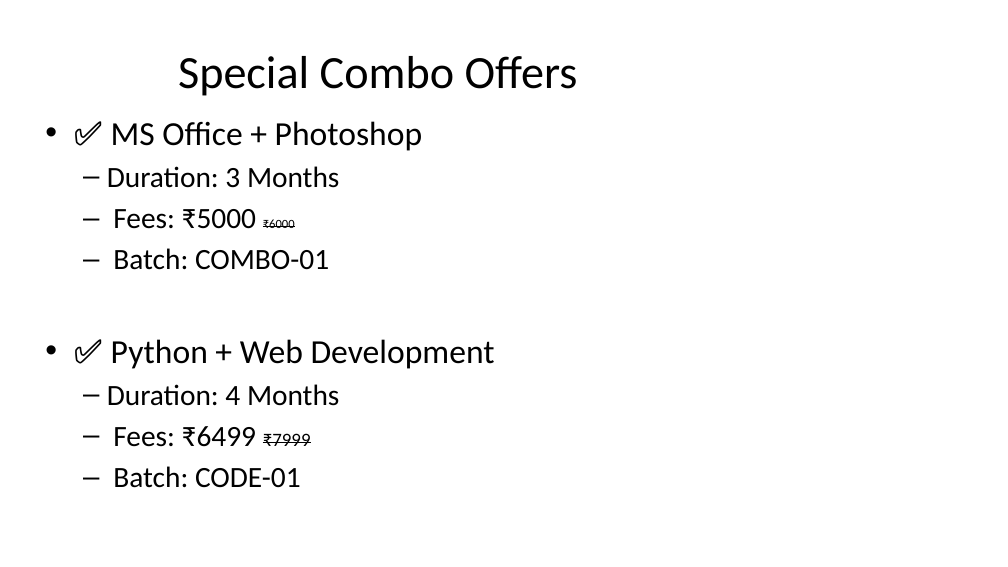
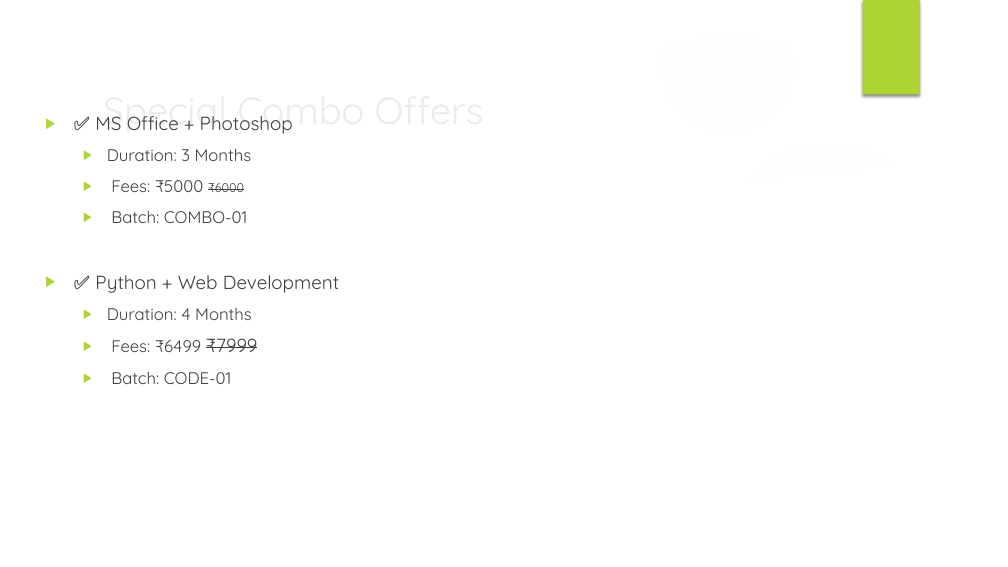
Before and after one commit to officialsurajarya/My-Hand-Written-Notes, a slide deck: slide 11 of 7 Days Workshop/Day8 Post_Workshop_Batch_Options.pptx. Drawn at 1008x567 pixels with LibreOffice and Linux fonts; fonts in the diff are those of the drawing; background and template pictures are left out. Boxes give left, top, right and bottom in pixels: in the first picture for what was removed or moved away, otherwise in the second. Text is boxed around its words. In the diff, an @@ line names an element or a change of style, - is before the commit and + after.

```diff
--- a/7 Days Workshop/Day8 Post_Workshop_Batch_Options.pptx
+++ b/7 Days Workshop/Day8 Post_Workshop_Batch_Options.pptx
@@ group added at [0,0,1008,567]: 2 ellipses, 2 freeform shapes @@
@@ rectangle added at [863,0,920,95], fill #ACD433 @@
@@ title "Special Combo Offers": place and size @@
-title "Special Combo Offers" at [178,56,578,96]
+title "Special Combo Offers" at [103,116,364,134]
@@ title "Special Combo Offers" at [103,116,364,134]: size 44 to 36 pt, font Calibri to Quicksand, text colour #000000 to #EBEBEB; alignment centre to left @@
@@ text "✅ MS Office + Photoshop" at [95,116,339,384]: size 32 to 18 pt in "✅ MS Office + Photoshop", "✅ Python + Web Development"; font Calibri to Quicksand, text colour #000000 to #404040; size 28 to 16 pt in "Duration: 3 Months", "Fees: ₹5000", "Batch: COMBO-01", "Duration: 4 Months" and 2 more places; bullet • to ▶; more space between paragraphs; bullet – to ▶ @@
```
Also in this commit, not shown: 11 other slides changed, 11 other files.
